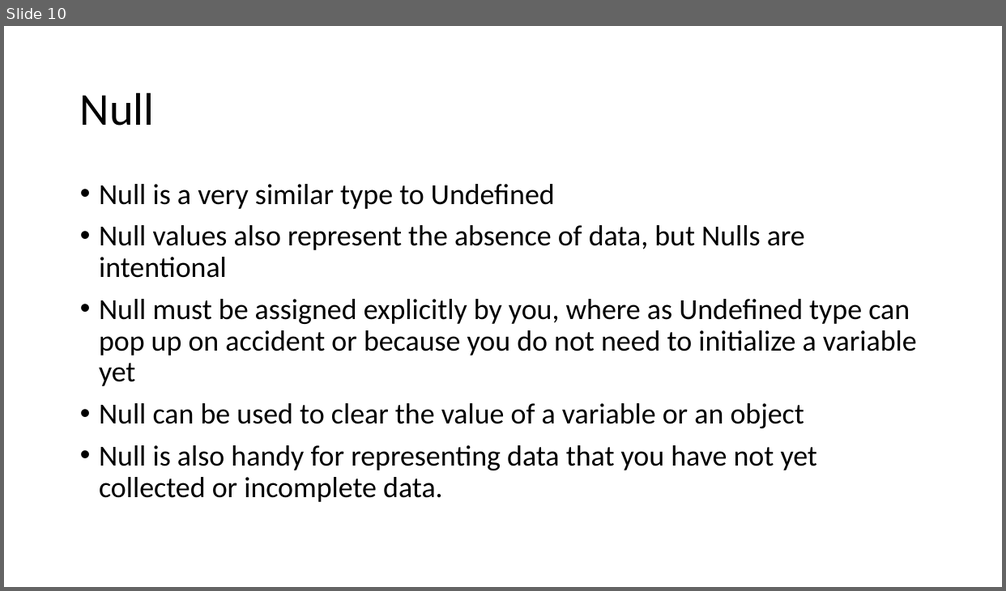
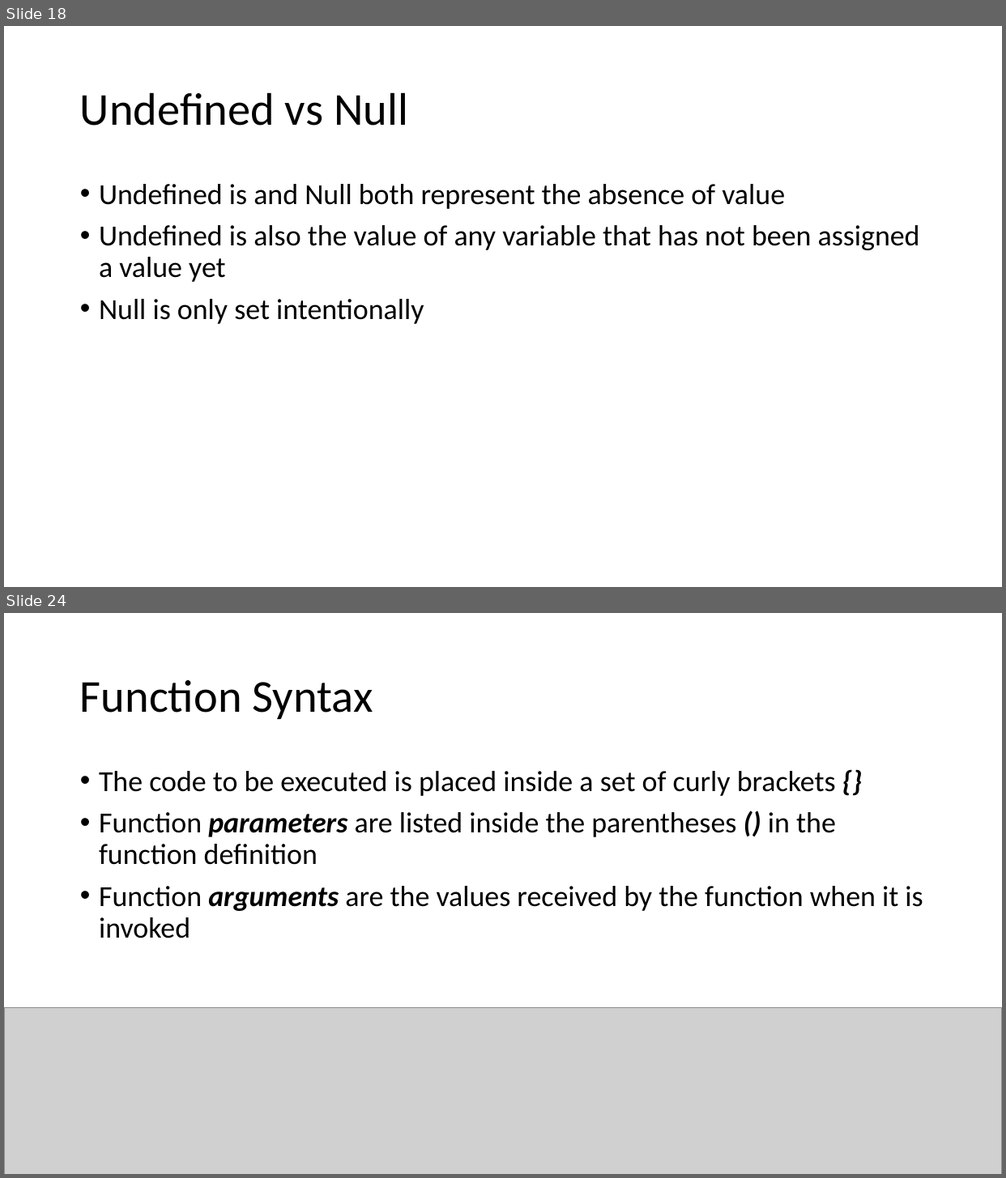
Before and after one commit to YWCANWIL-TechLab/Module3-Exercises, a slide deck: slides/Module 3 - Data Types.pptx. Shown one above the other, each under a label of ours: slide 10 before the commit, slides 18 and 24 after it; the slides between them are not shown. The pictures are 1006x591 and 1006x1178 pixels, drawn with LibreOffice and Linux fonts; fonts in the diff are those of the drawing; grey boxes stand for pictures. Boxes give left, top, right and bottom in pixels: in the first picture for what was removed or moved away, otherwise in the second. Text is boxed around its words. In the diff, an @@ line names an element or a change of style, - is before the commit and + after.

```diff
--- a/slides/Module 3 - Data Types.pptx
+++ b/slides/Module 3 - Data Types.pptx
@@ slide 24 added at (4,613,1002,1174), background #FFFFFF @@
@@ title added at (80,680,373,719), 44 pt, text #000000 @@
+Function Syntax
@@ text added at (99,771,923,939), 28 pt, text #000000 @@
+• The code to be executed is placed inside a set of curly brackets {}
+• Function parameters are listed inside the parentheses () in the function definition
+• Function arguments are the values received by the function when it is invoked
@@ picture added at (4,1008,1002,1174) @@
@@ what was slide 10 is now slide 18 @@
@@ slide 18 changed as well @@
@@ title at (80,92,408,126): text changed @@
-Null
+Undefined vs Null
@@ text at (99,184,920,324): text changed @@
-• Null is a very similar type to Undefined
-• Null values also represent the absence of data, but Nulls are intentional
-• Null must be assigned explicitly by you, where as Undefined type can pop up on accident or because you do not need to initialize a variable yet
-• Null can be used to clear the value of a variable or an object
-• Null is also handy for representing data that you have not yet collected or incomplete data.
+• Undefined is and Null both represent the absence of value
+• Undefined is also the value of any variable that has not been assigned a value yet
+• Null is only set intentionally
```
Also in this commit, not shown: 8 other slides changed, 39 other slides added, 17 slides removed.
